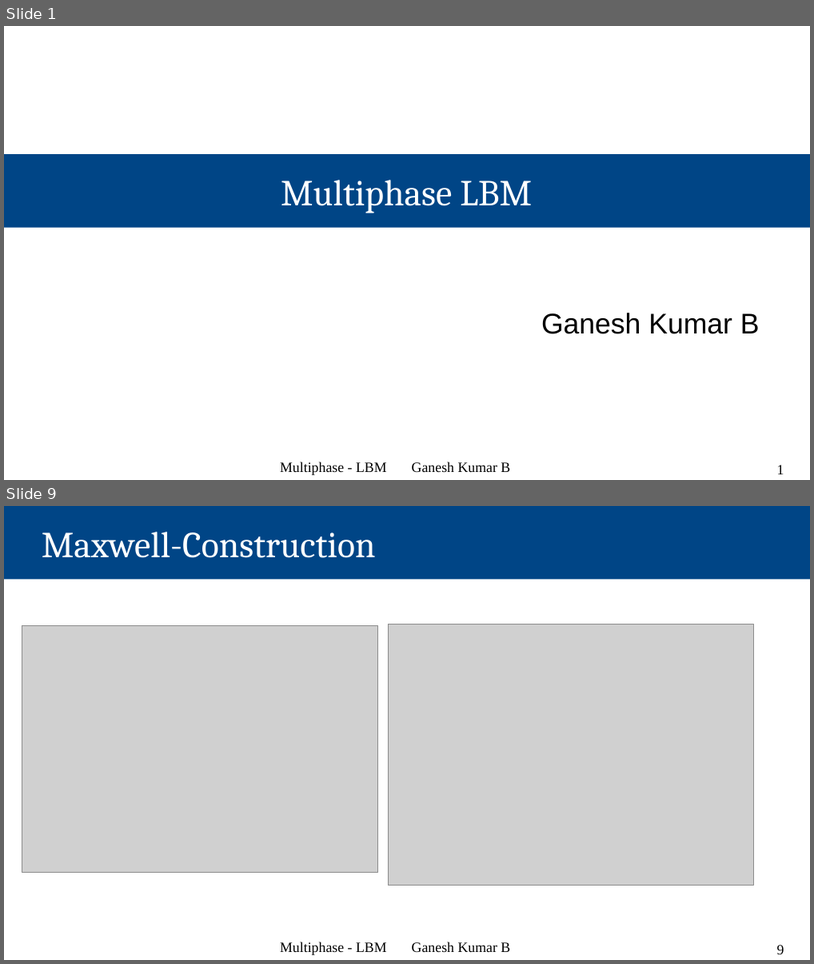
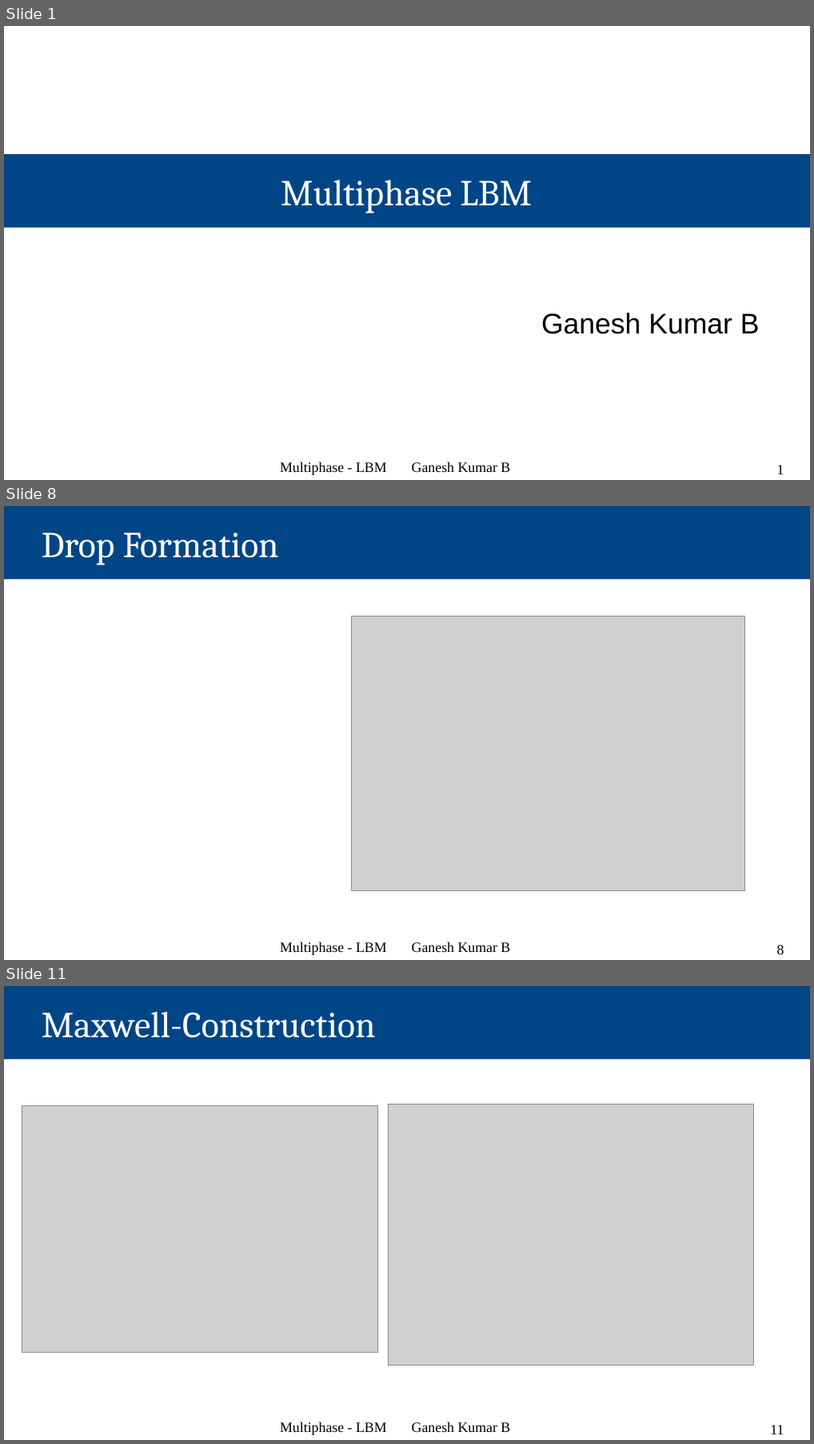
Before and after one commit to Ganesh-Kumar-B/multiphase_ppts, a slide deck: Multiphase_LBM.odp. Shown one above the other, each under a label of ours: slides 1 and 9 before the commit, slides 1, 8 and 11 after it; the slides between them are not shown. The pictures are 814x964 and 814x1444 pixels, drawn with LibreOffice and Linux fonts; fonts in the diff are those of the drawing; grey boxes stand for pictures. Boxes give left, top, right and bottom in pixels: in the first picture for what was removed or moved away, otherwise in the second. Text is boxed around its words. In the diff, an @@ line names an element or a change of style, - is before the commit and + after.

```diff
--- a/Multiphase_LBM.odp
+++ b/Multiphase_LBM.odp
@@ slide 8 added at <box>4,506,810,960</box>, background #FFFFFF @@
@@ title added at <box>4,506,810,579</box>, fill #004586, 36 pt, text #FFFFFF @@
+Drop Formation
@@ picture added at <box>351,616,746,890</box> @@
@@ text added at <box>280,941,510,955</box>, 14 pt, text #000000 @@
+Multiphase - LBM Ganesh Kumar B
@@ page number added at <box>778,944,785,954</box>, 14 pt, text #000000 @@
+8
@@ what was slide 9 is now slide 11 @@
@@ page number at <box>770,1424,784,1434</box>: text changed @@
-9
+11
```
Also in this commit, not shown: 8 slides changed, 1 other slide added, 1 other file.
